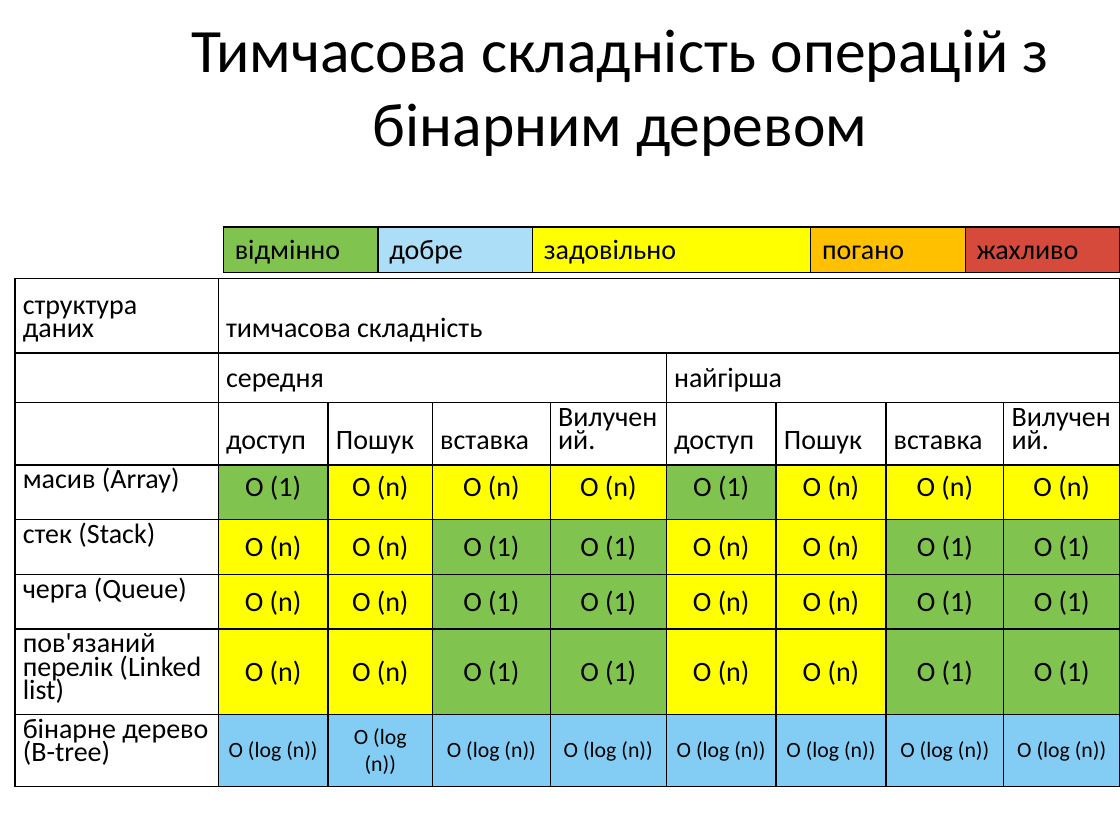
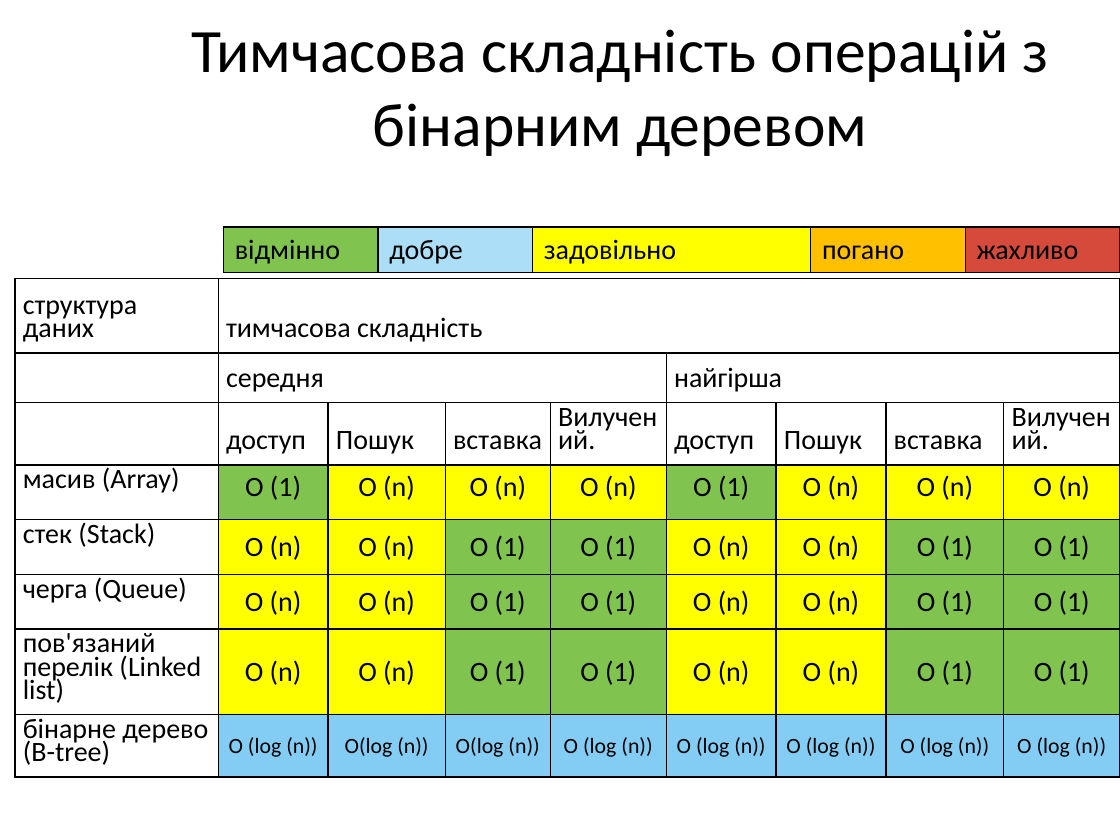
Before and after one commit to a-vodka/oop_qt, a slide deck: slide 26 of lecture-03.pptx. Drawn at 1120x840 pixels with LibreOffice and Linux fonts; fonts in the diff are those of the drawing; background and template pictures are left out. Boxes give left, top, right and bottom in pixels: in the first picture for what was removed or moved away, otherwise in the second. Text is boxed around its words. In the diff, an @@ line names an element or a change of style, - is before the commit and + after.

```diff
--- a/lecture-03.pptx
+++ b/lecture-03.pptx
@@ table at bbox=[15, 279, 1120, 780] @@
-row 8, column 3: O (log (n))
+row 8, column 3: O(log (n))
-row 8, column 4: O (log (n))
+row 8, column 4: O(log (n))
```
Also in this commit, not shown: 1 other slide changed, 1 other file.
